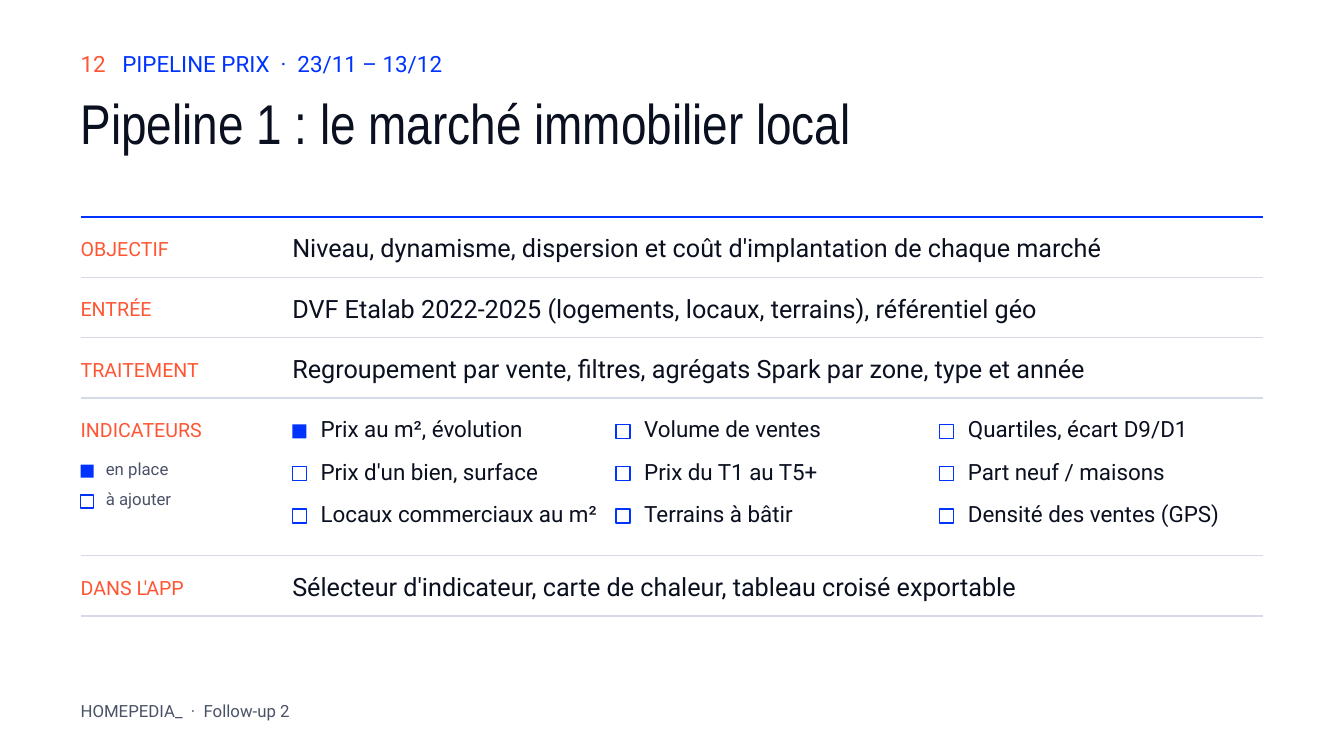
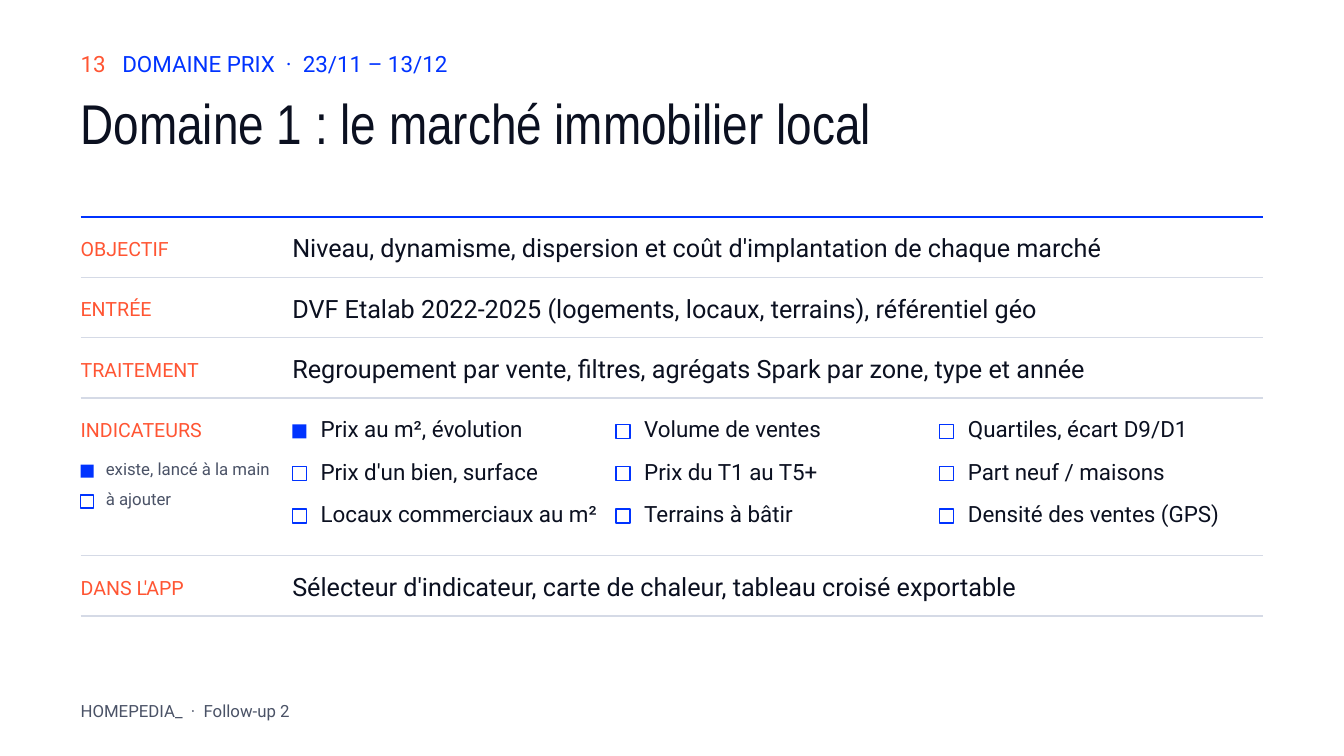
Before and after one commit to NicolasThao/T-DAT-901-Homepedia, a slide deck: slide 13 of docs/followup2/Homepedia_Follow-up_2.pptx (slide 12 before the commit). Drawn at 1344x756 pixels with LibreOffice and Linux fonts; fonts in the diff are those of the drawing. Boxes give left, top, right and bottom in pixels: in the first picture for what was removed or moved away, otherwise in the second. Text is boxed around its words. In the diff, an @@ line names an element or a change of style, - is before the commit and + after.

Commit message:
docs(followup2): slide architecture domaines x couches bronze/argent/or, fiches renommees en domaines

```diff
--- a/docs/followup2/Homepedia_Follow-up_2.pptx
+++ b/docs/followup2/Homepedia_Follow-up_2.pptx
@@ text at bbox=[81, 56, 447, 74]: text changed @@
-12 PIPELINE PRIX · 23/11 – 13/12
+13 DOMAINE PRIX · 23/11 – 13/12
@@ text at bbox=[81, 102, 870, 145]: text changed @@
-Pipeline 1 : le marché immobilier local
+Domaine 1 : le marché immobilier local
@@ text at bbox=[106, 462, 269, 477]: text changed @@
-en place
+existe, lancé à la main
```
Also in this commit, not shown: 3 other slides changed, 1 slide added, 7 other files.
